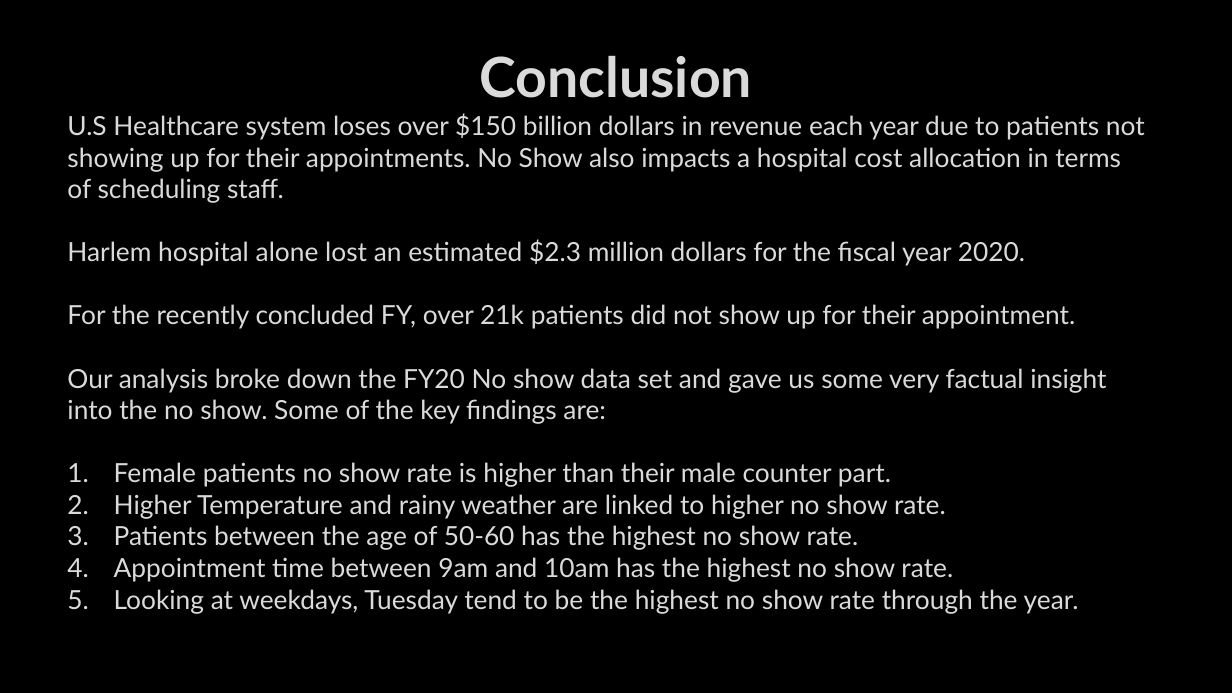
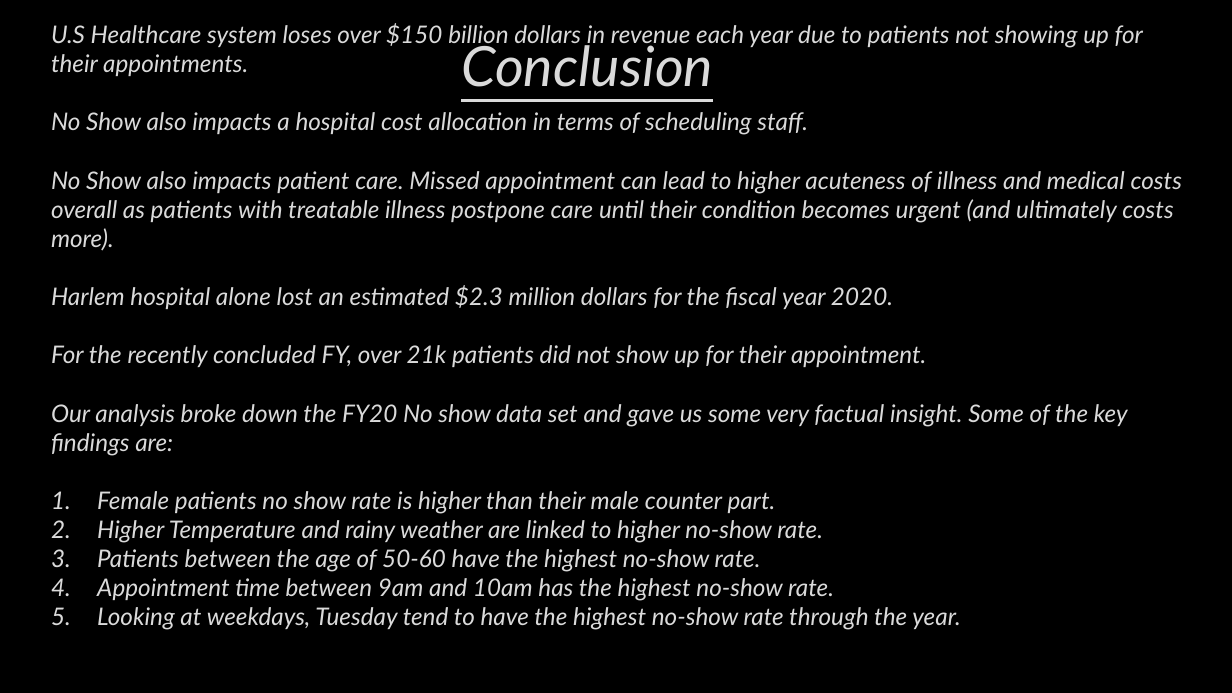
Before and after one commit to mgmboyd/DA-Capstone-Project, a slide deck: slide 26 of FINAL CAPSTONE PROJECT FILES/BB Final Capstone Project - PPTX Presentation.pptx (slide 23 before the commit). Drawn at 1232x693 pixels with LibreOffice and Linux fonts; fonts in the diff are those of the drawing; background and template pictures are left out. Boxes give left, top, right and bottom in pixels: in the first picture for what was removed or moved away, otherwise in the second. Text is boxed around its words. In the diff, an @@ line names an element or a change of style, - is before the commit and + after.

```diff
--- a/FINAL CAPSTONE PROJECT FILES/BB Final Capstone Project - PPTX Presentation.pptx
+++ b/FINAL CAPSTONE PROJECT FILES/BB Final Capstone Project - PPTX Presentation.pptx
@@ text "U.S Healthcare system loses over ...": place and size @@
-text "U.S Healthcare system loses over ..." at box(67, 113, 1145, 614)
+text "U.S Healthcare system loses over ..." at box(51, 23, 1182, 630)
@@ text at box(51, 23, 1182, 251): text changed; size 20.5 to 18.9 pt; italic on @@
-U.S Healthcare system loses over $150 billion dollars in revenue each year due to patients not showing up for their appointments. No Show also impacts a hospital cost allocation in terms of scheduling staff.
+U.S Healthcare system loses over $150 billion dollars in revenue each year due to patients not showing up for their appointments.
+No Show also impacts a hospital cost allocation in terms of scheduling staff.
+No Show also impacts patient care. Missed appointment can lead to higher acuteness of illness and medical costs overall as patients with treatable illness postpone care until their condition becomes urgent (and ultimately costs more).
@@ title "Conclusion": place and size @@
-title "Conclusion" at box(480, 55, 752, 98)
+title "Conclusion" at box(461, 38, 713, 87)
@@ title "Conclusion" at box(461, 38, 713, 87): bold off, italic on, underline on @@
@@ text at box(51, 285, 926, 514): size 20.5 to 18.9 pt, italic on in "Harlem hospital alone lost an estimated $2.3 ...", "For the recently concluded FY, over 21k ...", "Female patients no show rate is higher ..." @@
@@ text at box(51, 404, 1128, 456): text changed; size 20.5 to 18.9 pt; italic on @@
-Our analysis broke down the FY20 No show data set and gave us some very factual insight into the no show. Some of the key findings are:
+Our analysis broke down the FY20 No show data set and gave us some very factual insight. Some of the key findings are:
@@ text at box(97, 520, 960, 630): text changed; size 20.5 to 18.9 pt; italic on @@
-2. Higher Temperature and rainy weather are linked to higher no show rate.
-3. Patients between the age of 50-60 has the highest no show rate.
-4. Appointment time between 9am and 10am has the highest no show rate.
-5. Looking at weekdays, Tuesday tend to be the highest no show rate through the year.
+2. Higher Temperature and rainy weather are linked to higher no-show rate.
+3. Patients between the age of 50-60 have the highest no-show rate.
+4. Appointment time between 9am and 10am has the highest no-show rate.
+5. Looking at weekdays, Tuesday tend to have the highest no-show rate through the year.
```
Also in this commit, not shown: 6 other slides changed, 4 slides added, 1 slide removed, 1 other file.
